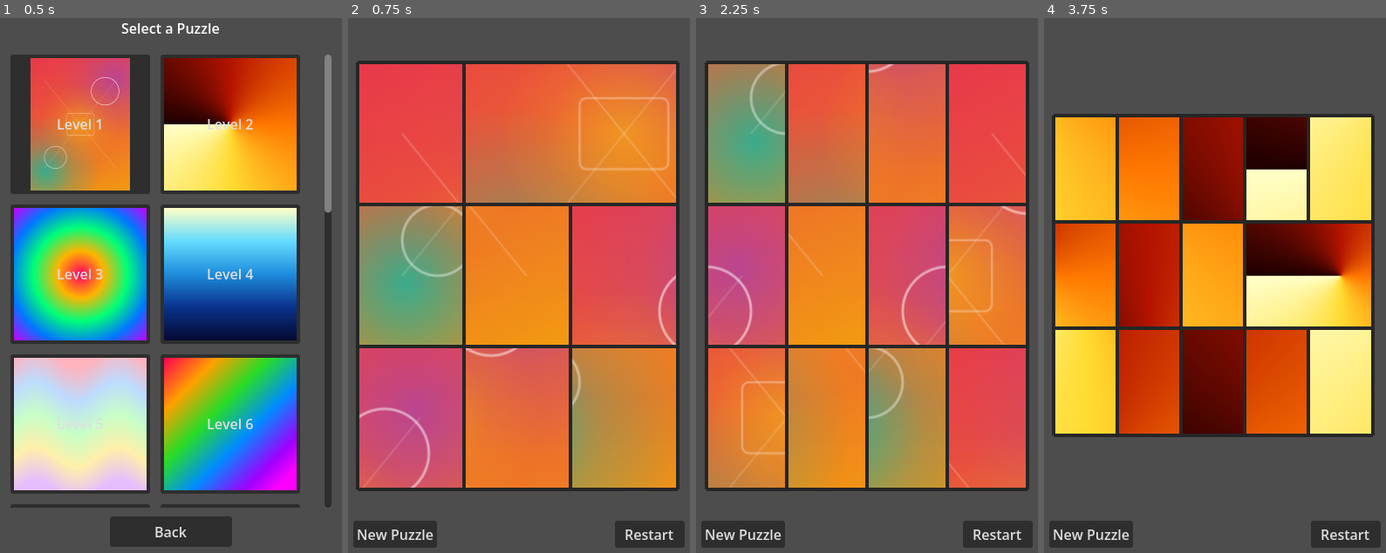
Above: before the commit, frames 1-4 (left to right).
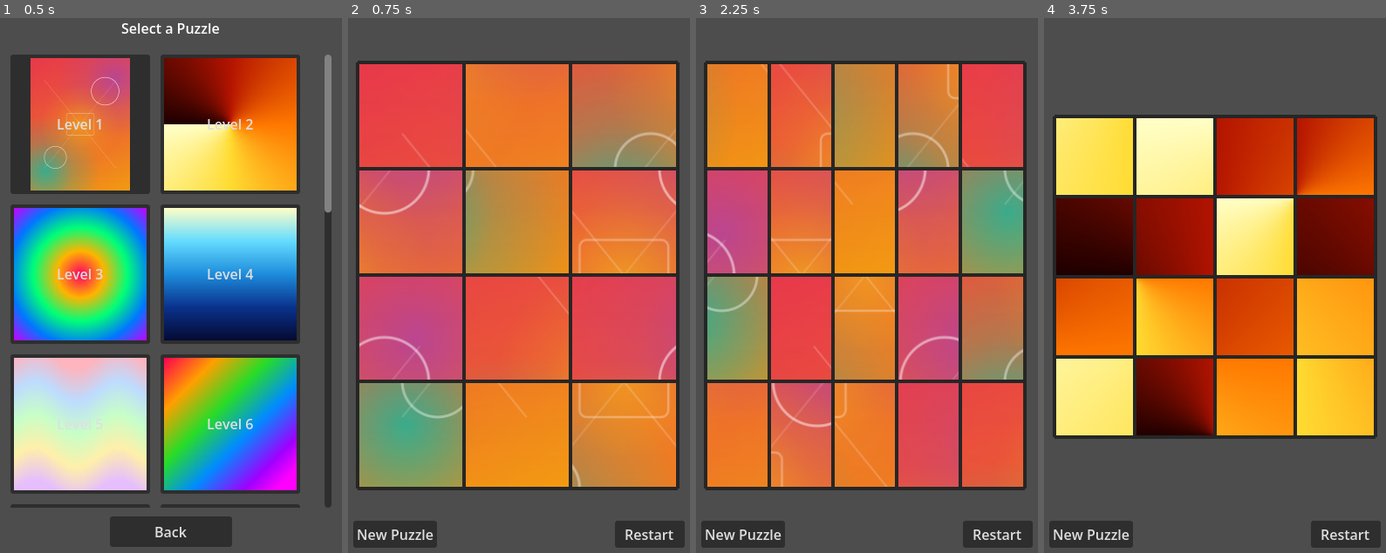
Above: after the commit, the same moments.

Repository: Gare22/Picture-Stitch-Puzzle
Game: Godot game, scene res://level_select.tscn
The game is run twice, just before and just after one commit, with the same random seed, the same clock (stepped at 60 frames per second) and the same inputs.
Inputs:
- Up to frame 1 (0.5 s): no input
- Up to frame 2 (0.75 s): click "Level 1" at 0.5 s
- Up to frame 3 (2.25 s): click "New Puzzle" at 1.25 s; click "Level 1" at 2 s
- Up to frame 4 (3.75 s): click "New Puzzle" at 2.75 s; click "Level 2" at 3.5 s

Frame 1 is identical in both runs. In frame 2, 50% of the frame differs, in the area x 2-97%, y 8-89%; in frame 3, 54%; in frame 4, 54%, in the area x 2-98%, y 17-79%.

Commit message:
Make test grid cycling an @export bool, random is default

Diff:
--- a/puzzle_game.gd
+++ b/puzzle_game.gd
@@ -12,17 +12,28 @@
 var elapsed_time: float = 0.0
 var is_complete: bool = false
 
+## When true, cycles through all grid sizes 3×3→6×6 for testing.
+@export var test_grid_cycle: bool = false
+
 ## Test-mode puzzle dimensions: cycles through all 3×3 to 6×6 combos.
 static var _test_cols: int = 3
 static var _test_rows: int = 3
-var puzzle_columns: int = _test_cols
-var puzzle_rows: int = _test_rows
+
+var puzzle_columns: int
+var puzzle_rows: int
 
 ## The "New Puzzle" button on the win overlay — reused as "Next Puzzle".
 @onready var next_button: Button = $WinButton
 
 
 func _ready() -> void:
+	if test_grid_cycle:
+		puzzle_columns = _test_cols
+		puzzle_rows = _test_rows
+	else:
+		puzzle_columns = randi_range(3, 6)
+		puzzle_rows = randi_range(3, 6)
+
 	var level: Dictionary = LevelManager.get_current_level()
 	if level.is_empty():
 		push_error("Picture Puzzle: No level selected")
@@ -47,12 +58,13 @@
 	board.setup(image, puzzle_columns, puzzle_rows)
 
 	# Advance test grid size for next puzzle
-	_test_cols += 1
-	if _test_cols > 6:
-		_test_cols = 3
-		_test_rows += 1
-		if _test_rows > 6:
-			_test_rows = 3
+	if test_grid_cycle:
+		_test_cols += 1
+		if _test_cols > 6:
+			_test_cols = 3
+			_test_rows += 1
+			if _test_rows > 6:
+				_test_rows = 3
 
 	menu_button.pressed.connect(_on_menu_pressed)
 	restart_button.pressed.connect(_on_restart_pressed)
